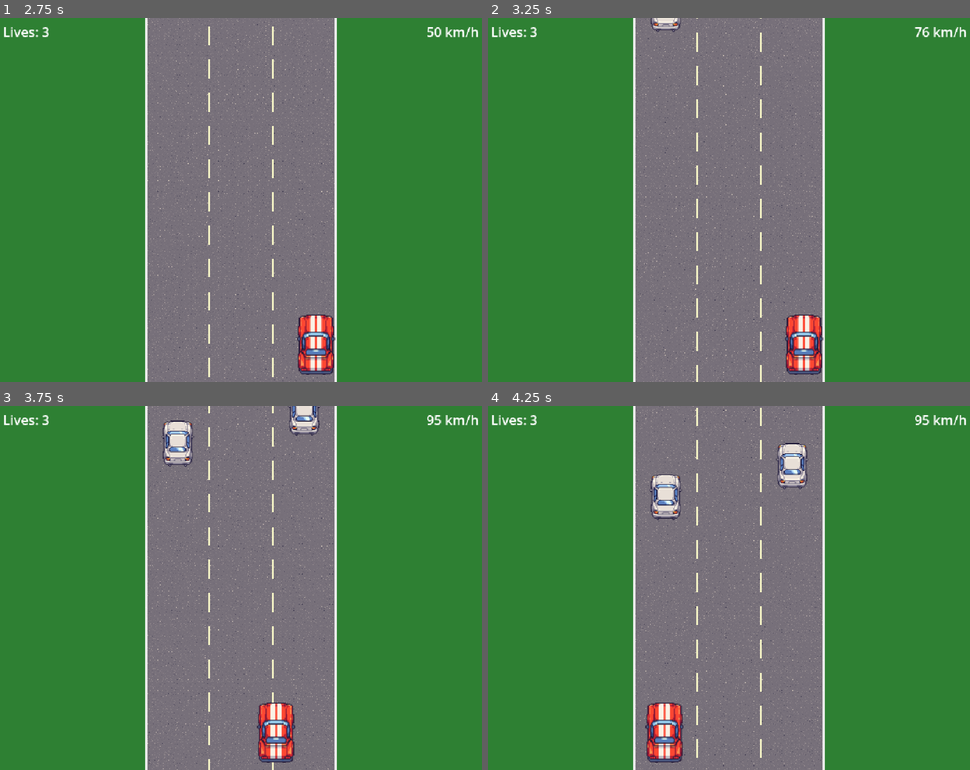
Above: before the commit, frames 1-4 (two rows, left to right).
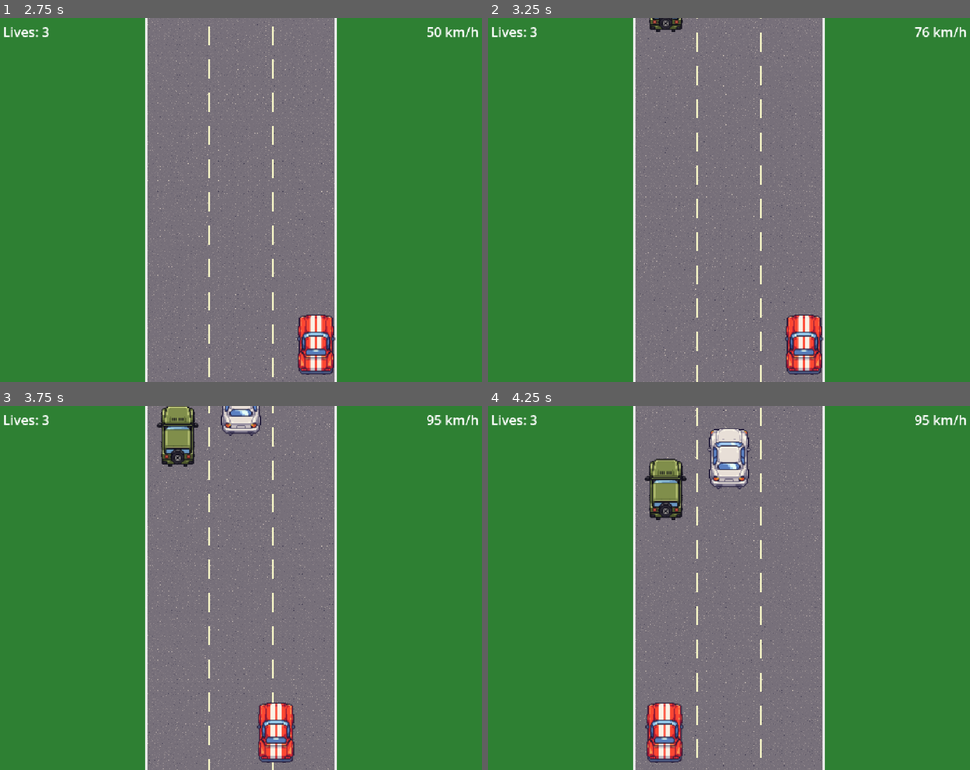
Above: after the commit, the same moments.

Repository: Antonio-Ingegnere/road-race
Game: Godot game, scene res://scenes/main.tscn
The game is run twice, just before and just after one commit, with the same random seed, the same clock (stepped at 60 frames per second) and the same inputs.
Inputs:
- Up to frame 1 (2.75 s): tap Enter at 0.5 s; hold Right (ui_right) 0.53-1.28 s; hold Down (ui_down) 1.28-2.03 s; hold Right (ui_right) from 2.03 s (still down)
- Up to frame 2 (3.25 s): release Right (ui_right) at 2.78 s; hold Up (ui_up) from 2.78 s (still down)
- Up to frame 3 (3.75 s): release Up (ui_up) at 3.53 s; hold Left (ui_left) from 3.53 s (still down)
- Up to frame 4 (4.25 s): keep holding Left (ui_left)

Frame 1 is identical in both runs. In frame 2, 0.2% of the frame differs, in the area x 33-41%, y 0-4%; in frame 3, 2.1%; in frame 4, 3.0%, in the area x 32-67%, y 6-32%.

Commit message:
Add JeepWrangler as second obstacle type, scale all obstacle cars to 2x
- Add JeepWrangler2.png sprite as a second obstacle car
- Obstacle manager now picks randomly between car types on spawn
- Per-type collision bounds stored in OBS_TYPE_DATA constant
- Scale all obstacle cars from 1.5x to 2x to match player car size
- Update light offsets in lights.gd to match new 2x obstacle bounds

Co-Authored-By: Claude Sonnet 4.6 <noreply@anthropic.com>

Diff:
--- a/scripts/lights.gd
+++ b/scripts/lights.gd
@@ -1,7 +1,7 @@
 extends Node2D
 
 const CAR_FRONT_OFFSET := 64.0
-const OBS_REAR_OFFSET  := 48.0
+const OBS_REAR_OFFSET  := 64.0
 
 const CONE_LENGTH  := 300.0
 const CONE_HW_NEAR := 32.0
--- a/scripts/obstacle_manager.gd
+++ b/scripts/obstacle_manager.gd
@@ -4,21 +4,22 @@
 const ROAD_WIDTH := 400.0
 const LANE_COUNT := 3
 const OBS_SPEED_KMH := 50.0
-const OBS_SCALE: float = 1.5
+const OBS_SCALE: float = 2.0
+const OBS_TEX_SIZE := 64
 
-# Visible (opaque pixel) extents at rendered scale — measured from sprite content:
-# car.png (42x64 @ 2x): opaque x=[1,40]  → vis_hw=40, vis_hh=64
-# HondaCivic.png (64x64 @ 1.5x): opaque x=[9,54] → vis_hw=34.5, vis_hh=48
+# car.png (42x64 @ 2x): opaque x=[1,40] → vis_hw=40, vis_hh=64
 const CAR_VIS_HW := 40.0
 const CAR_VIS_HH := 64.0
-const OBS_VIS_HW := 34.5
-const OBS_VIS_HH := 48.0
 
-var _obs_tex: Texture2D
-var _obs_tex_w: int
-var _obs_tex_h: int
+# Per obstacle type: [vis_hw, vis_hh, texture_path]
+# Bounds measured from opaque pixel extents at scale 2x.
+const OBS_TYPE_DATA := [
+	[46.0, 64.0, "res://assets/HondaCivic.png"],    # 0
+	[44.0, 64.0, "res://assets/JeepWrangler2.png"], # 1
+]
 
-var _obstacles: Array[Vector2] = []
+var _textures: Array[Texture2D] = []
+var _obstacles: Array = []  # each: {"pos": Vector2, "type": int}
 var _spawn_timer := 0.0
 var _spawn_interval := 1.8
 var _elapsed := 0.0
@@ -30,10 +31,8 @@
 
 func _ready() -> void:
 	_car = get_parent().get_node("Car")
-
-	_obs_tex = load("res://assets/HondaCivic.png")
-	_obs_tex_w = _obs_tex.get_width()
-	_obs_tex_h = _obs_tex.get_height()
+	for entry in OBS_TYPE_DATA:
+		_textures.append(load(entry[2]))
 
 
 func _process(delta: float) -> void:
@@ -47,40 +46,55 @@
 
 	var screen_h := get_viewport_rect().size.y
 	var obs_scroll: float = (_car.speed_kmh - OBS_SPEED_KMH) * _car.KMH_TO_PXS * delta
-	for i in range(_obstacles.size()):
-		_obstacles[i].y += obs_scroll
-	var cull_y := _obs_tex_h * OBS_SCALE * 0.5
-	_obstacles = _obstacles.filter(func(p: Vector2) -> bool: return p.y < screen_h + cull_y)
+	for o in _obstacles:
+		o["pos"] = o["pos"] + Vector2(0.0, obs_scroll)
+	var cull_y: float = OBS_TEX_SIZE * OBS_SCALE * 0.5
+	_obstacles = _obstacles.filter(func(o) -> bool: return o["pos"].y < screen_h + cull_y)
 
 	if _invincible_timer > 0.0:
 		_invincible_timer -= delta
 	else:
 		var cp := _car.position
-		for op in _obstacles:
-			if abs(cp.x - op.x) < CAR_VIS_HW + OBS_VIS_HW and abs(cp.y - op.y) < CAR_VIS_HH + OBS_VIS_HH:
+		for o in _obstacles:
+			var t: int = o["type"]
+			var op: Vector2 = o["pos"]
+			var vis_hw: float = OBS_TYPE_DATA[t][0]
+			var vis_hh: float = OBS_TYPE_DATA[t][1]
+			var dx: float = abs(cp.x - op.x)
+			var dy: float = abs(cp.y - op.y)
+			if dx < CAR_VIS_HW + vis_hw and dy < CAR_VIS_HH + vis_hh:
 				hit_detected.emit()
 				_invincible_timer = 2.0
 				break
 
 	_separate_car()
-
 	queue_redraw()
 
 
 func _separate_car() -> void:
-	for op in _obstacles:
-		var dx := _car.position.x - op.x
-		if abs(dx) >= CAR_VIS_HW + OBS_VIS_HW or abs(_car.position.y - op.y) >= CAR_VIS_HH + OBS_VIS_HH:
+	for o in _obstacles:
+		var t: int = o["type"]
+		var op: Vector2 = o["pos"]
+		var vis_hw: float = OBS_TYPE_DATA[t][0]
+		var vis_hh: float = OBS_TYPE_DATA[t][1]
+		var dx: float = _car.position.x - op.x
+		var adx: float = abs(dx)
+		var ady: float = abs(_car.position.y - op.y)
+		if adx >= CAR_VIS_HW + vis_hw or ady >= CAR_VIS_HH + vis_hh:
 			continue
-		var push: float = CAR_VIS_HW + OBS_VIS_HW - abs(dx)
-		_car.position.x += push if dx >= 0.0 else -push
+		var push: float = CAR_VIS_HW + vis_hw - adx
+		if dx >= 0.0:
+			_car.position.x += push
+		else:
+			_car.position.x -= push
 	_car.position.x = clamp(_car.position.x, ROAD_LEFT + CAR_VIS_HW, ROAD_LEFT + ROAD_WIDTH - CAR_VIS_HW)
 
 
-
-
 func get_obstacle_positions() -> Array[Vector2]:
-	return _obstacles
+	var positions: Array[Vector2] = []
+	for o in _obstacles:
+		positions.append(o["pos"])
+	return positions
 
 
 func stop() -> void:
@@ -93,8 +107,8 @@
 
 func _occupied_lanes() -> Array[int]:
 	var lanes: Array[int] = []
-	for op in _obstacles:
-		var lane := int((op.x - ROAD_LEFT) / (ROAD_WIDTH / LANE_COUNT))
+	for o in _obstacles:
+		var lane := int((o["pos"].x - ROAD_LEFT) / (ROAD_WIDTH / LANE_COUNT))
 		if lane not in lanes:
 			lanes.append(lane)
 	return lanes
@@ -109,15 +123,17 @@
 		if i not in occupied:
 			free_lanes.append(i)
 	var chosen: int = free_lanes[randi() % free_lanes.size()]
-	_obstacles.append(Vector2(_lane_center(chosen), -_obs_tex_h * OBS_SCALE * 0.5))
+	var type_idx: int = randi() % OBS_TYPE_DATA.size()
+	_obstacles.append({
+		"pos": Vector2(_lane_center(chosen), -OBS_TEX_SIZE * OBS_SCALE * 0.5),
+		"type": type_idx,
+	})
 
 
 func _draw() -> void:
-	if not _obs_tex:
-		return
-	var half_w := _obs_tex_w * 0.5
-	var half_h := _obs_tex_h * 0.5
-	for p in _obstacles:
-		draw_set_transform(p, 0.0, Vector2(OBS_SCALE, OBS_SCALE))
-		draw_texture(_obs_tex, Vector2(-half_w, -half_h))
+	var half: float = OBS_TEX_SIZE * 0.5
+	for o in _obstacles:
+		var t: int = o["type"]
+		draw_set_transform(o["pos"], 0.0, Vector2(OBS_SCALE, OBS_SCALE))
+		draw_texture(_textures[t], Vector2(-half, -half))
 	draw_set_transform(Vector2.ZERO)
Binary file added: assets/JeepWrangler2.png
Not shown, added: assets/JeepWrangler2.png.import
